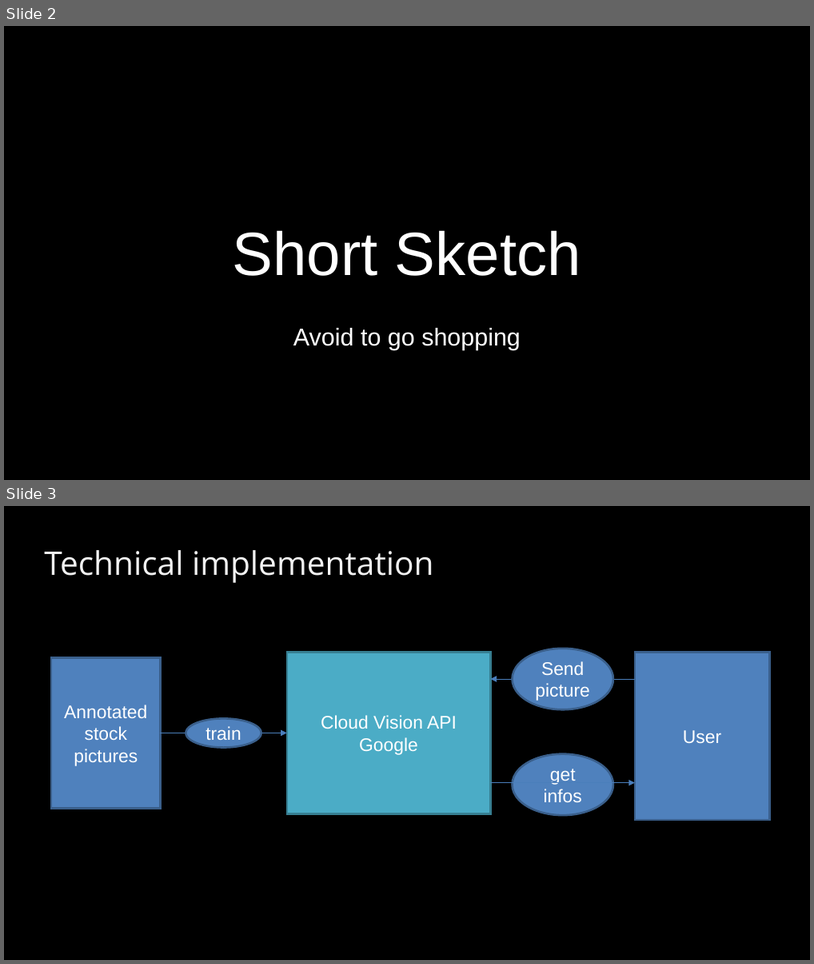
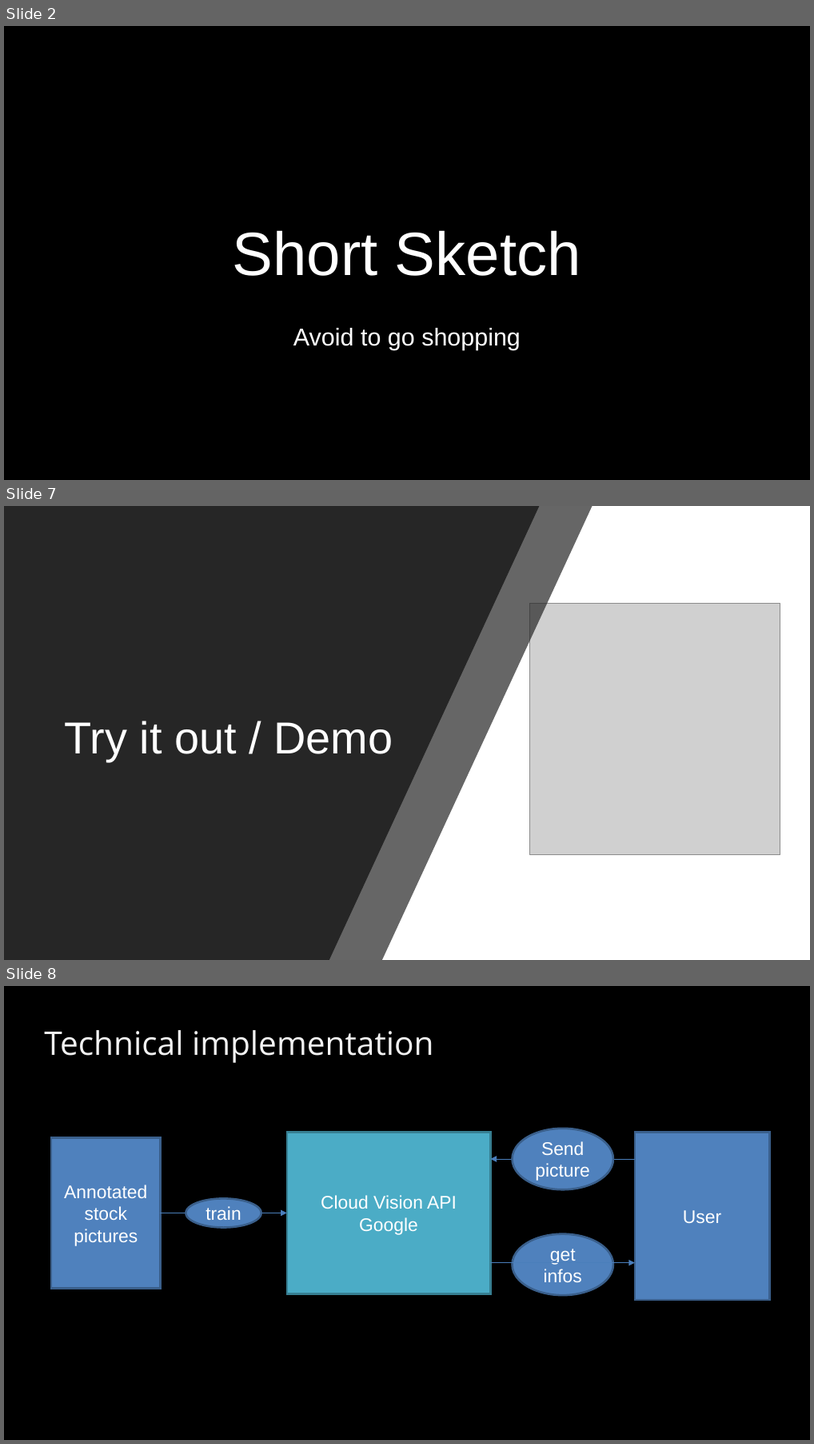
Before and after one commit to BaselHack/2021-team-5, a slide deck: presentation/presentation_v1.pptx. Shown one above the other, each under a label of ours: slides 2 and 3 before the commit, slides 2, 7 and 8 after it; the slides between them are not shown. The pictures are 814x964 and 814x1444 pixels, drawn with LibreOffice and Linux fonts; fonts in the diff are those of the drawing; grey boxes stand for pictures; background and template pictures are left out. Boxes give left, top, right and bottom in pixels: in the first picture for what was removed or moved away, otherwise in the second. Text is boxed around its words. In the diff, an @@ line names an element or a change of style, - is before the commit and + after.

```diff
--- a/presentation/presentation_v1.pptx
+++ b/presentation/presentation_v1.pptx
@@ slide 7 added at box(4, 506, 810, 960), background #000000 @@
@@ rectangle added at box(4, 506, 810, 960), fill #FFFFFF @@
@@ freeform shape added at box(4, 506, 592, 960), fill #262626 at 70% opacity @@
@@ freeform shape added at box(4, 506, 540, 960), fill #262626 @@
@@ picture added at box(530, 604, 781, 854) @@
@@ text added at box(65, 720, 393, 761), 44 pt, text #FFFFFF @@
+Try it out / Demo
@@ what was slide 3 is now slide 8 @@
```
Also in this commit, not shown: 3 slides changed, 2 other slides added, 3 slides removed.
